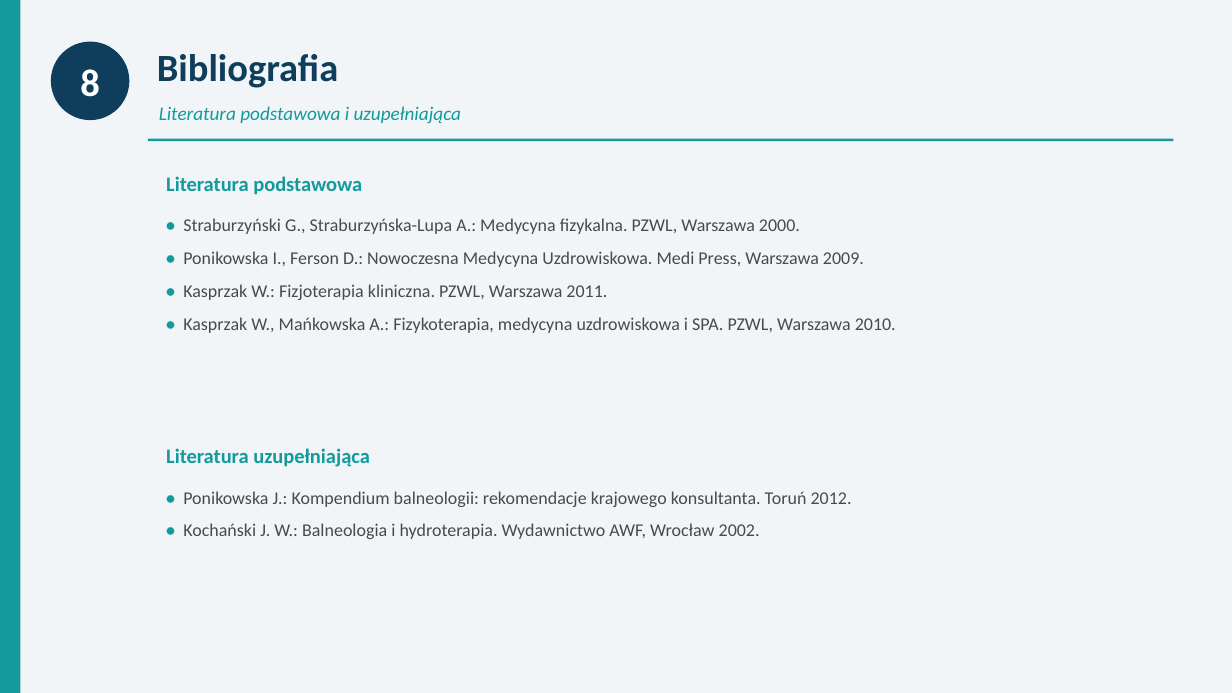
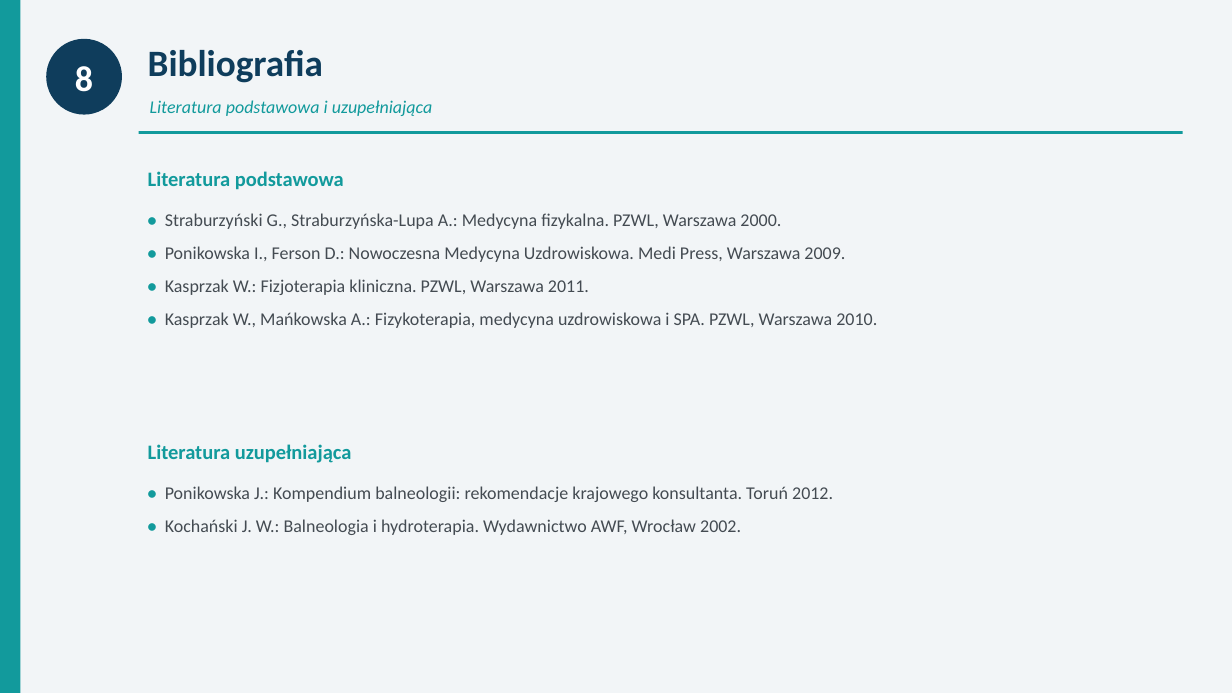
Before and after one commit to ernestkurdziel-max/eqwdfqae, a slide deck: slide 14 of Zespol_ciesni_nadgarstka_prezentacja.pptx (slide 12 before the commit). Drawn at 1232x693 pixels with LibreOffice and Linux fonts; fonts in the diff are those of the drawing. Boxes give left, top, right and bottom in pixels: in the first picture for what was removed or moved away, otherwise in the second. Text is boxed around its words. In the diff, an @@ line names an element or a change of style, - is before the commit and + after.

```diff
--- a/Zespol_ciesni_nadgarstka_prezentacja.pptx
+++ b/Zespol_ciesni_nadgarstka_prezentacja.pptx
@@ ellipse "8": place and size @@
-ellipse "8" at bbox=[51, 42, 129, 120]
+ellipse "8" at bbox=[46, 39, 122, 115]
@@ ellipse "8" at bbox=[46, 39, 122, 115]: size 30 to 28 pt @@
@@ text "Bibliografia": place and size @@
-text "Bibliografia" at bbox=[157, 54, 338, 88]
+text "Bibliografia" at bbox=[148, 50, 323, 83]
@@ text "Bibliografia" at bbox=[148, 50, 323, 83]: size 30 to 29 pt @@
@@ text "Literatura podstawowa i uzupełniająca": place and size @@
-text "Literatura podstawowa i uzupełniająca" at bbox=[159, 106, 461, 124]
+text "Literatura podstawowa i uzupełniająca" at bbox=[150, 100, 433, 116]
@@ text "Literatura podstawowa i uzupełniająca" at bbox=[150, 100, 433, 116]: size 15 to 14 pt @@
@@ rectangle: place and size @@
-rectangle at bbox=[148, 139, 1174, 141]
+rectangle at bbox=[139, 131, 1183, 134]
@@ text "Literatura podstawowa": place and size @@
-text "Literatura podstawowa" at bbox=[166, 176, 362, 195]
+text "Literatura podstawowa" at bbox=[148, 171, 344, 190]
@@ text "• Straburzyński G., Straburzyńska-Lupa A.: ...": place and size @@
-text "• Straburzyński G., Straburzyńska-Lupa A.: ..." at bbox=[183, 218, 896, 333]
+text "• Straburzyński G., Straburzyńska-Lupa A.: ..." at bbox=[165, 213, 877, 328]
@@ text "Literatura uzupełniająca": place and size @@
-text "Literatura uzupełniająca" at bbox=[166, 448, 370, 467]
+text "Literatura uzupełniająca" at bbox=[148, 444, 352, 463]
@@ text "• Ponikowska J.: Kompendium balneologii: ...": place and size @@
-text "• Ponikowska J.: Kompendium balneologii: ..." at bbox=[183, 491, 852, 539]
+text "• Ponikowska J.: Kompendium balneologii: ..." at bbox=[165, 486, 833, 535]
```
Also in this commit, not shown: 11 other slides changed, 3 slides added, 1 slide removed, 11 other files.
